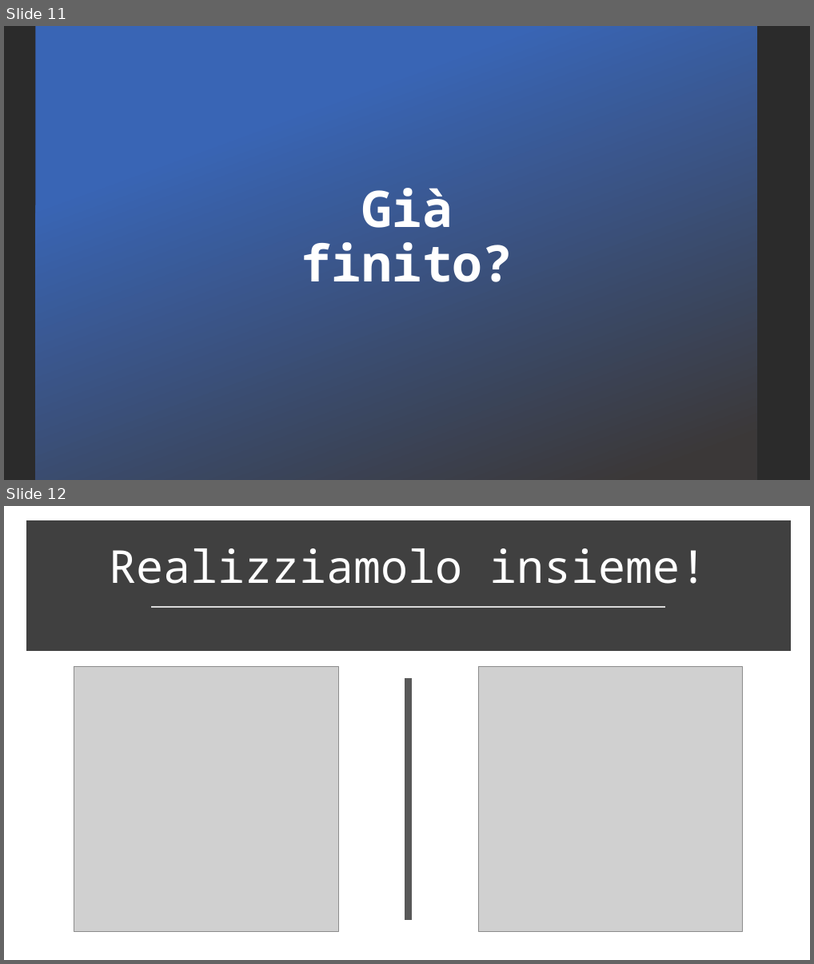
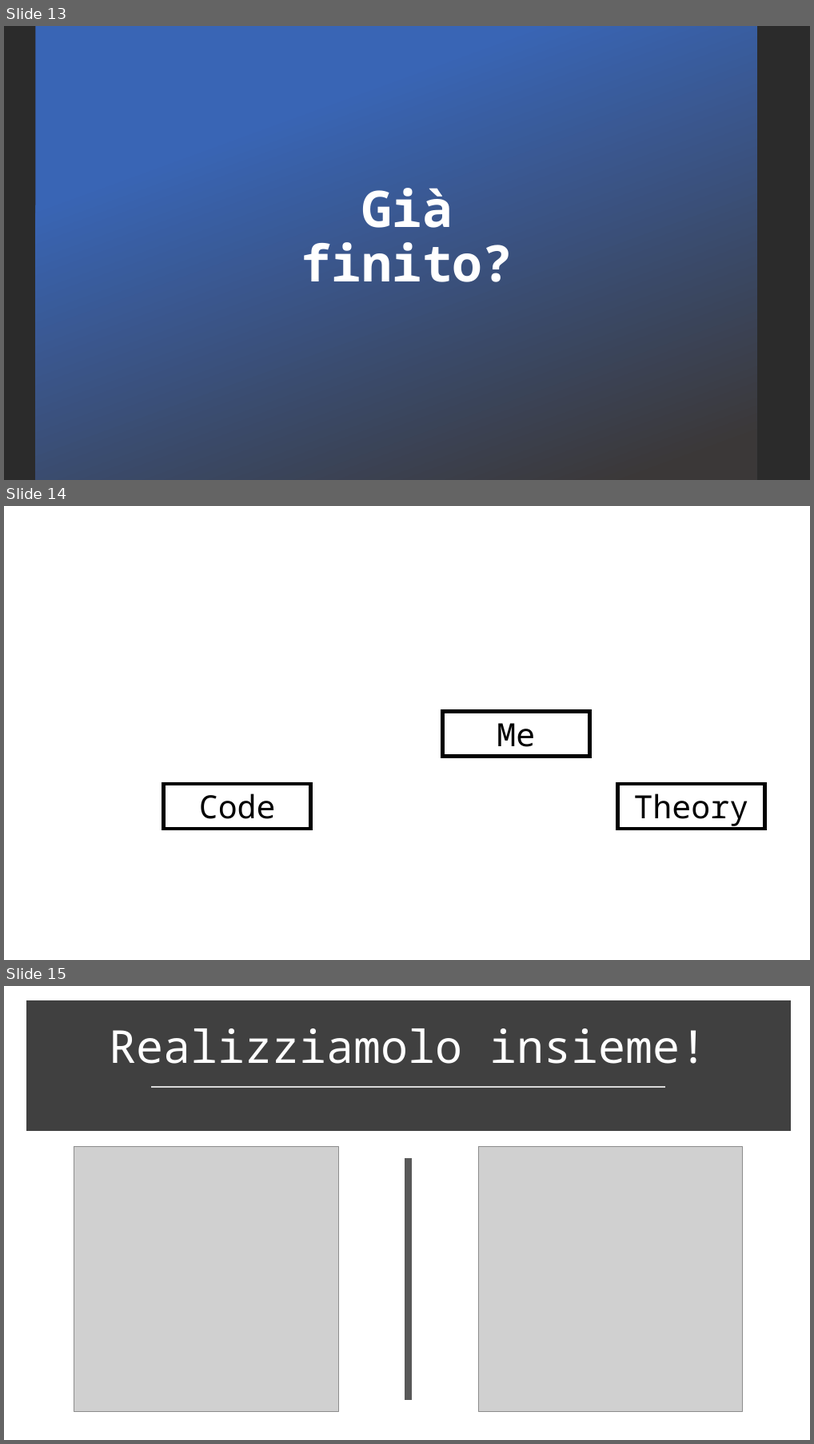
Before and after one commit to IprelProgetti/ImolaProgramma2019, a slide deck: Presentazione/presentazione_corni_chatbot.pptx. Shown one above the other, each under a label of ours: slides 11 and 12 before the commit, slides 13, 14 and 15 after it. The pictures are 814x964 and 814x1444 pixels, drawn with LibreOffice and Linux fonts; fonts in the diff are those of the drawing; grey boxes stand for pictures; background and template pictures are left out; a plain dark background stands for a picture behind light text. Boxes give left, top, right and bottom in pixels: in the first picture for what was removed or moved away, otherwise in the second. Text is boxed around its words. In the diff, an @@ line names an element or a change of style, - is before the commit and + after.

```diff
--- a/Presentazione/presentazione_corni_chatbot.pptx
+++ b/Presentazione/presentazione_corni_chatbot.pptx
@@ slide 14 added at (x1=4, y1=506, x2=810, y2=960), background picture (left out) @@
@@ rectangle added at (x1=442, y1=711, x2=590, y2=756), fill #FFFFFF, outline #000000 4.5 pt, 38 pt, text #000000 @@
+Me
@@ rectangle added at (x1=164, y1=784, x2=310, y2=828), fill #FFFFFF, outline #000000 4.5 pt, 38 pt, text #000000 @@
+Code
@@ rectangle added at (x1=618, y1=784, x2=765, y2=828), fill #FFFFFF, outline #000000 4.5 pt, 38 pt, text #000000 @@
+Theory
@@ what was slide 11 is now slide 13 @@
@@ what was slide 12 is now slide 15 @@
```
Also in this commit, not shown: 1 slide changed, 2 other slides added, 1 other file.
